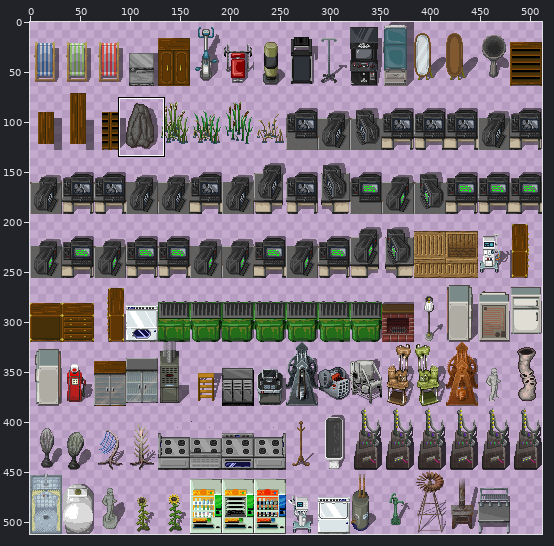
Sprite sheet: gfx/ChibiUltica/tallfurniture.png. The picture above shows the old version from afar; the outline marks the close-up.
Close-up. First the earlier version:
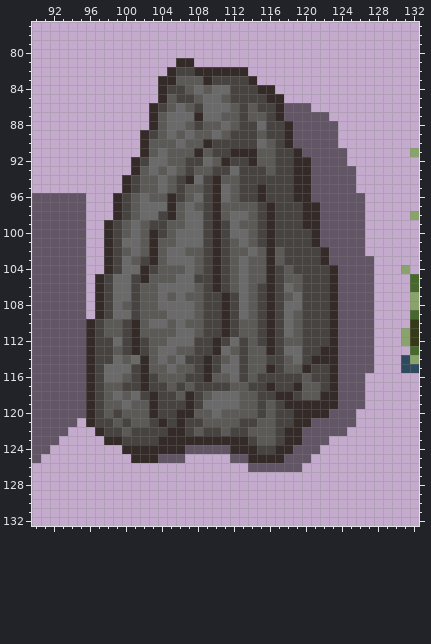
The file is 512x512 pixels. Pixels under 10% opacity are left out. Colours within 5 levels of each other are drawn and written as one. Shown: x 90..132, y 77..132.
And afterwards:
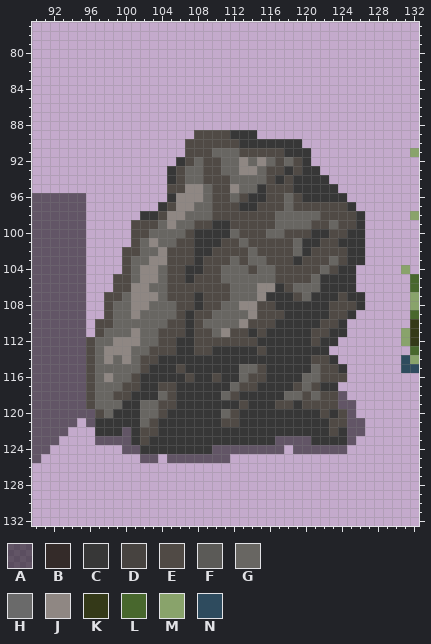
Palette (. is transparent): A #00000080  B #342b29  C #373737  D #474340  E #504a45  F #5b5a57  G #686662  H #6a6a6a  J #8f8783  K #343918  L #48672d  M #89a36b  N #2e4b5e
The edit:
@@ x 90..132 @@
  80 ...........................................
- 81 ................BB.........................
- 82 ...............BDDBBBBBB...................
- 83 ..............BBFFFBDDDDB..................
- 84 ..............BDDFHFHHDDDBB................
- 85 ..............BFDDFHHFDDDDBB...............
- 86 .............BDFHFDHHHFDFDDBAAA............
- 87 .............BFHHHBHHFFDFFDBAAAAA..........
- 88 .............BFHHFDFFHFDDHDDBAAAAA.........
- 89 ............BDFHFHFFHFDDDFDDBAAAAA.........
- 90 ............BFFFHFFBDDDDDHFDBAAAAA.........
- 91 ............BFHFFFBFDDBBBFFDDBAAAAA.......M
- 92 ...........BDHHFFDDHFBDDBFFDDBBAAAA........
- 93 ...........BFHFHFDFFDDHDDDFDDBBAAAAA.......
- 94 ..........BDFFHFDBHDBFFDDDDDDBBAAAAA.......
- 95 ..........BDFFHFDFFDBHFDDBDDDBBAAAAA.......
- 96 AAAAAA...BDFHFFBDFHDBHFDDBDDDBBAAAAAA......
- 97 AAAAAA...BDFHHHBFHFDBFFFFDBDDDBBAAAAA......
- 98 AAAAAA...BDFHHDBFHHDBFHHFDBDDDBBAAAAA.....M
- 99 AAAAAA..BDFHFDDFFHHDBDHFFDBDDDBBAAAAA......
-100 AAAAAA..BDFHFBDFHHHDBDHHFDBDDDDBAAAAA......
-101 AAAAAA..BDHHFBFFHHHDBDFHFDBDDDDBAAAAA......
-102 AAAAAA..BDFHFBFHHFFDBDFFHFBFDDDDBAAAA......
-103 AAAAAA..BDHFDBFHHHFDBDFHFFBFDDDDBAAAAA.....
-104 AAAAAA..BDHHBDFFFHFDBDFHFFBDFDDDDBAAAA...M.
-105 AAAAAA.BDHHDBFFFHHDDBDFHFFBDFFDDDBAAAA....L
-106 AAAAAA.BDHHDFFHHHHFDBDFHFDBDHFDDDBAAAA....L
-107 AAAAAA.BDHHDFFHFHFFDDBDHFDBDFHDDDBAAAA....M
-108 AAAAAA.BDHFDFFHHHHFDDBDHFDBDHHDDDBAAAA....M
-109 AAAAAA.BDHHDFFFHHHFDDBDHFDBDHFDDDBAAAA....L
-110 AAAAAABDFFDBFHHFHFFDDBDFFDBDHFDDDBAAAA....K
-111 AAAAAABDFFDBFFFFHHFDDBDFFDBDHFDDDBAAAA...MK
-112 AAAAAABDDHDBDFFHHHDDBDHDFDBDFFDDDBAAAA...MK
-113 AAAAAABDDFDBDFHHFFDDBHFDFFBDHHDDBBAAAA....L
-114 AAAAAABDDHFHBFHFHDDBDFHDFFDDFHDBBBAAAA...NM
-115 AAAAAABDHHHDBFFHFFDBDHHDFFBDFFBDDBAAAA...NN
-116 AAAAAABDHHFDBDFFFDDBFFHDFDDDDDFDDBAAA......
-117 AAAAAABDFFDDBDDFDFDDDDFFDDBDDBFFDBAAA......
-118 AAAAAABDFHFHDBDDFBDFHHHFFDDBBDFFBBAAA......
-119 AAAAAABDFFHFFBDDDBDHHHHFFDFDBBBBBBAAA......
-120 AAAAAABDFDFFFBDDBBFFHFFFFDFDDBBBBAAA.......
-121 AAAAA.BDDFDFFDBDBDDFFFFDDFFDDBBAAAAA.......
-122 AAAA...BDDFDDDDBBDFDDFDDFFFDBBAAAAA........
-123 AAA.....BBDDDDBBBBBBBBBBDFFDBBAAA..........
-124 AA........BBBBBBBAAAAABBBDDBBAAA...........
-125 A..........BBBAAA.....AABBBBAAA............
-126 ........................AAAAAA.............
+ 81 ...........................................
+ 82 ...........................................
+ 83 ...........................................
+ 84 ...........................................
+ 85 ...........................................
+ 86 ...........................................
+ 87 ...........................................
+ 88 ...........................................
+ 89 ..................EEEECCC..................
+ 90 .................EEEEEECCCCCCC.............
+ 91 .................EEEGGGEEEEECCC...........M
+ 92 ................CEGEEGGJGJGEGEC............
+ 93 ...............CEGGEEGGJJGEECECC...........
+ 94 ...............CEGGEEEGGGGECECCCC..........
+ 95 ...............EEJJGEEJGGCEEECCCCC.........
+ 96 AAAAAA.........CJJJGEEGECCEEGECCCCC........
+ 97 AAAAAA........CEJJGGEEECCEEEGEEEEEEC.......
+ 98 AAAAAA......CCEJJGGGEEEEEEEGGGGGEEEEC.....M
+ 99 AAAAAA.....EEEGJGGEECCEEEEEGGGGEEGEEC......
+100 AAAAAA.....EEGGGGECCCCGEEEGGEEECCEECC......
+101 AAAAAA.....EGJGGEECCCEEGEEEEEGCCEECCC......
+102 AAAAAA....EEGGJEEECCEEEEGEEEEGCEEEECC......
+103 AAAAAA....EGGJJEEECEEEGEGGEEECEEEGECC......
+104 AAAAAA....EGJJGEECCEEGGGEGGEEEEEGECC.....M.
+105 AAAAAA...EEGJJGEECEEEGGGGGGEEEEGCCCC......L
+106 AAAAAA...EEJJGGEEEEEEEGGGJJCEGGGCCCC......L
+107 AAAAAA..EEGJJJGEEECEEEGGGJCCCEGCCCECC.....M
+108 AAAAAA..EGGJJGGGEECEEGGJJEECCCCCCEEEC.....M
+109 AAAAAA..EGGJGGGGECEEGGGGJEEECCCCCEEC......L
+110 AAAAAA.EEGGGGGGEECEGGGGJEEECCCCCEEC.......K
+111 AAAAAA.EGGGJGGEEECEEGJEECECCCCCEECC......MK
+112 AAAAAAEGGJJJGGEECCEEEEEEECCCCCCECC.......MK
+113 AAAAAAEGJJJGGEEECCEECCCCCECCCCCCC.........L
+114 AAAAAAEGJGJGEECCCCCCCCCCCCCCCCCEEC.......NM
+115 AAAAAAEGGGGGECCCECCCCCCGGECCCCCGEEC......NN
+116 AAAAAAEGJGGECCCCCECCECCGEECCCCGGEEE........
+117 AAAAAAEGGGEECCEECCCCCCGEECCCCEGECC.........
+118 AAAAAAEGGEECCCGECCCCCGECCCCCGGEGEEA........
+119 AAAAAAEGGGCCGGEECCCCCCCECCCEECEEEEAA.......
+120 AAAAAAAEGCCCGGECCCCCCGECCCCCCCCCECEA.......
+121 AAAAA.ACCCCCGECCCCCCCEECCCCCCCCCCEEAA......
+122 AAAA...CCCACEECCCCCCCCCCCCCCCCCCCECAA......
+123 AAA....AAAACECCCCCCCCCCCCCCAAAACCCCA.......
+124 AA........AACCCCCCCCAAAAAAAA.AAAAAA........
+125 A...........AA.AAAAAAA.....................
+126 ...........................................
 127 ...........................................
